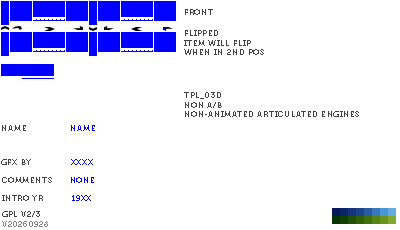
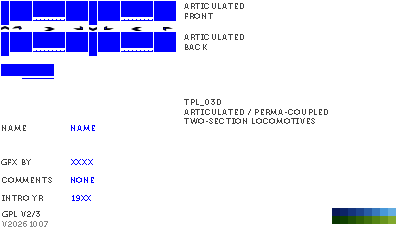
The second 400px x 230px image is a revision of the first. Changes to its layers:
renamed "tpl_03d NON A/B non-animated articulated engines" to "tpl_03d Articulated / perma-Coupled Two-Section Locomotives", painted on it over (184, 92, 359, 124)
renamed "flipped item will flip when in 2nd pos" to "articulated back", moved it above "articulated front", painted on it over (184, 30, 264, 55)
renamed "FRONT" to "articulated front", painted on it over (184, 3, 244, 19)
renamed "v20260928" to "v20261007", painted on it over (29, 221, 48, 227)
